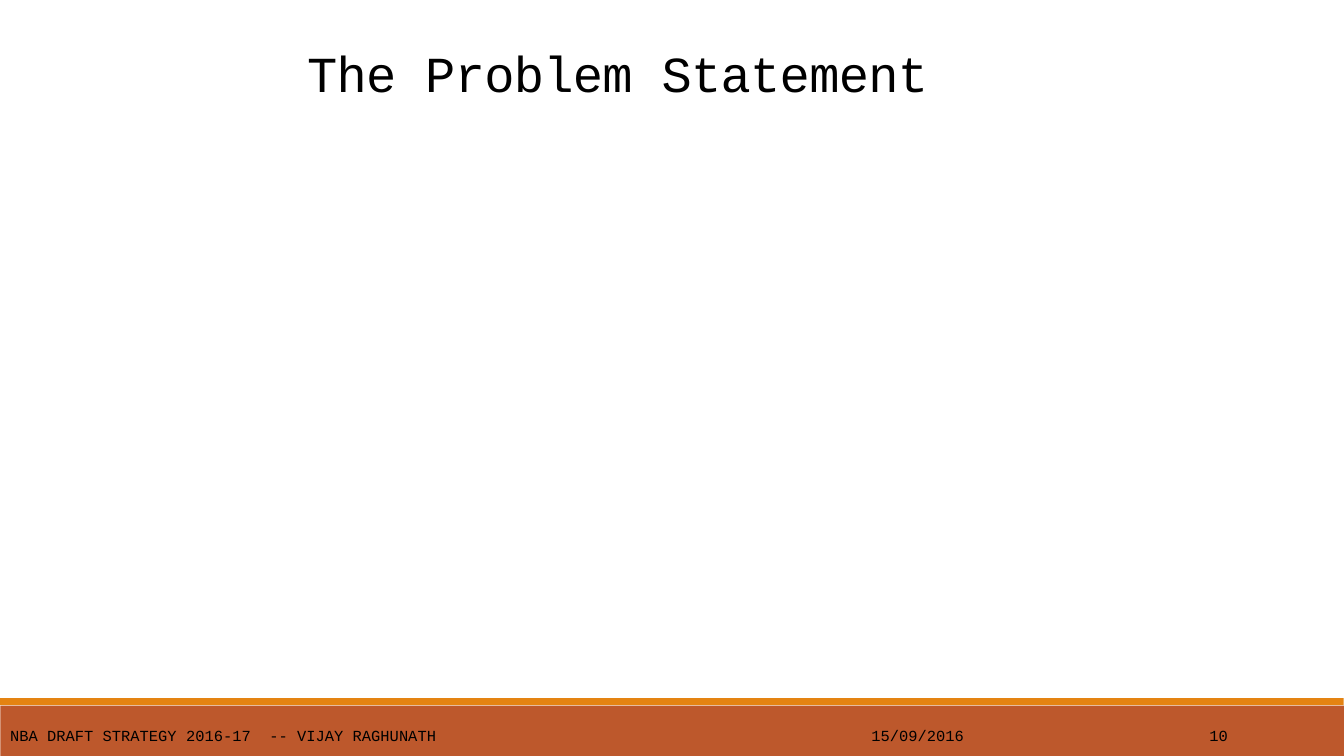
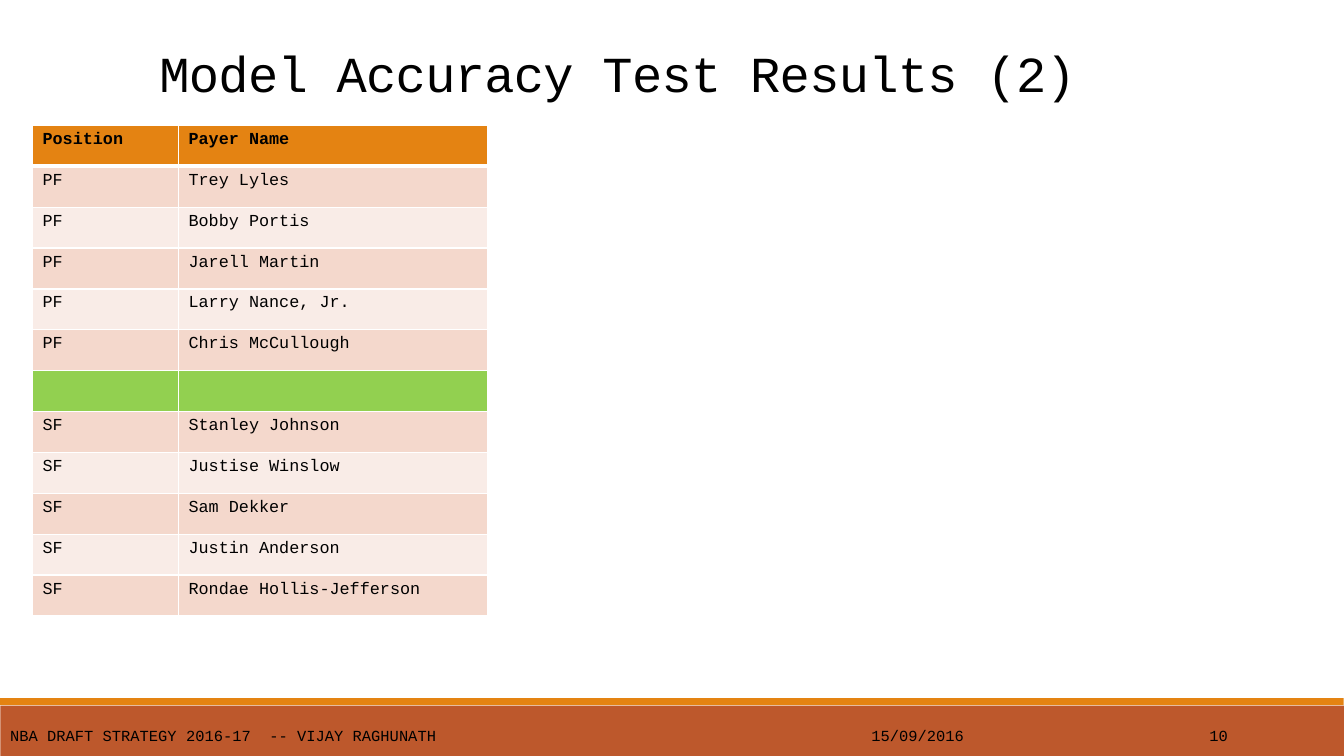
Before and after one commit to vijayr1912/NBA-scouting-draft, a slide deck: slide 11 of NBA-Draft-Scouting.pptx. Drawn at 1344x756 pixels with LibreOffice and Linux fonts; fonts in the diff are those of the drawing. Boxes give left, top, right and bottom in pixels: in the first picture for what was removed or moved away, otherwise in the second. Text is boxed around its words. In the diff, an @@ line names an element or a change of style, - is before the commit and + after.

Commit message:
added model accuracy test

```diff
--- a/NBA-Draft-Scouting.pptx
+++ b/NBA-Draft-Scouting.pptx
@@ title at (x1=159, y1=56, x2=1076, y2=103): text changed @@
-The Problem Statement
+Model Accuracy Test Results (2)
@@ table added at (x1=32, y1=125, x2=488, y2=616), 12 rows, 2 columns @@
+Position | Payer Name
+PF | Trey Lyles
+PF | Bobby Portis
+PF | Jarell Martin
+PF | Larry Nance, Jr.
+PF | Chris McCullough
+ | 
+SF | Stanley Johnson
+SF | Justise Winslow
+SF | Sam Dekker
+SF | Justin Anderson
+SF | Rondae Hollis-Jefferson
```
Also in this commit, not shown: 5 other slides changed.
